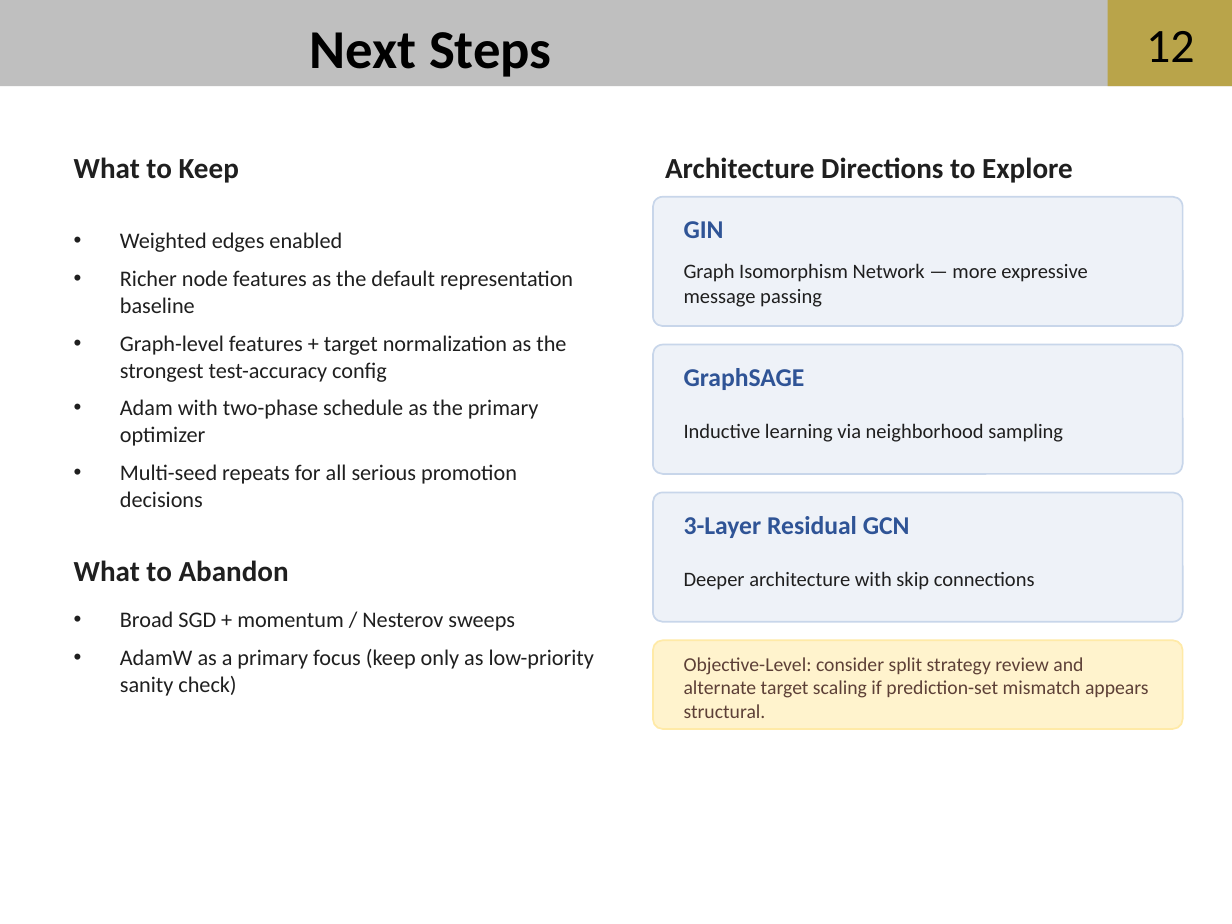
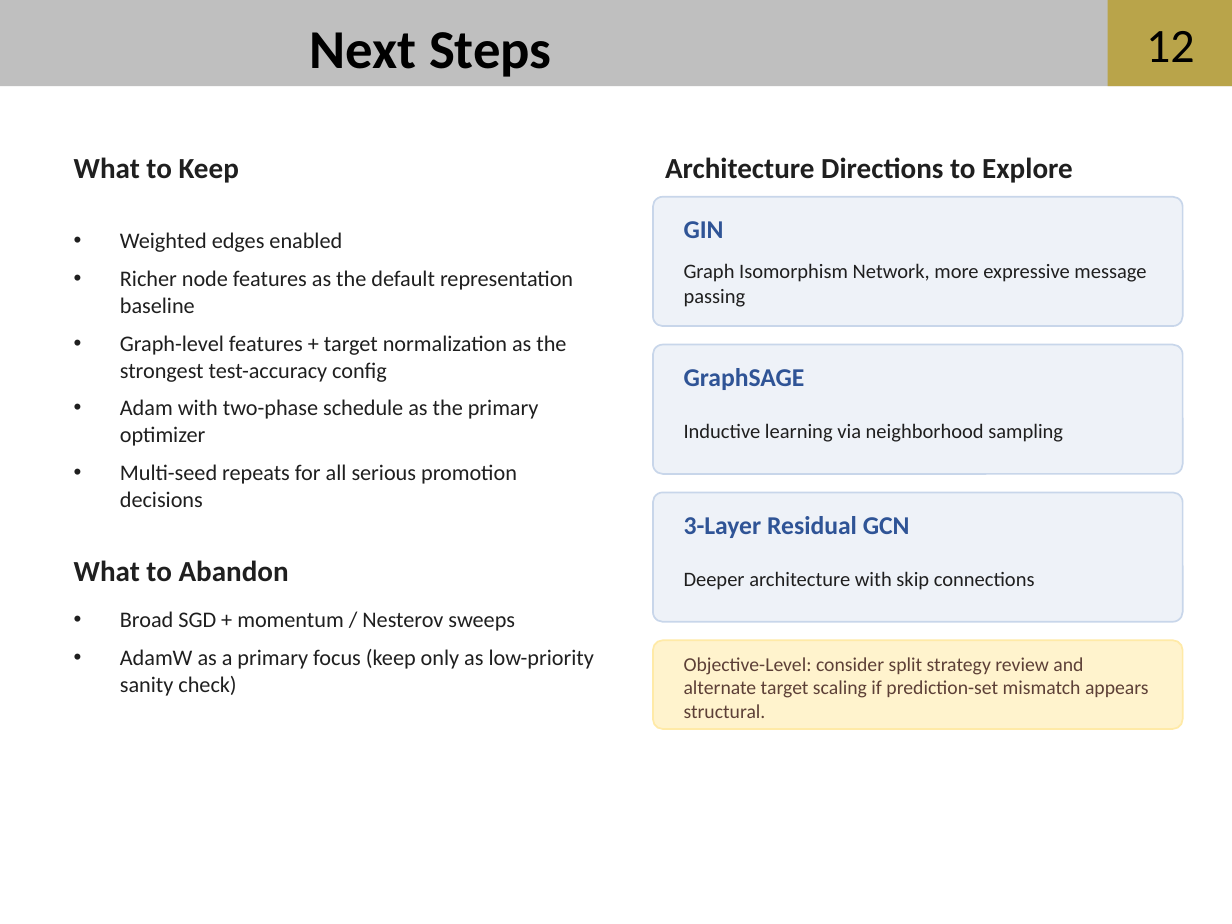
Before and after one commit to aadams2006/NSF-REU-Summer-26, a slide deck: slide 12 of docs/reference_materials/powerpoints/6-30 REU.pptx. Drawn at 1232x924 pixels with LibreOffice and Linux fonts; fonts in the diff are those of the drawing; background and template pictures are left out. Boxes give left, top, right and bottom in pixels: in the first picture for what was removed or moved away, otherwise in the second. Text is boxed around its words. In the diff, an @@ line names an element or a change of style, - is before the commit and + after.

```diff
--- a/docs/reference_materials/powerpoints/6-30 REU.pptx
+++ b/docs/reference_materials/powerpoints/6-30 REU.pptx
@@ text at (684, 263, 1146, 307): text changed @@
-Graph Isomorphism Network — more expressive message passing
+Graph Isomorphism Network, more expressive message passing
```
Also in this commit, not shown: 7 other slides changed, 1 other file.
